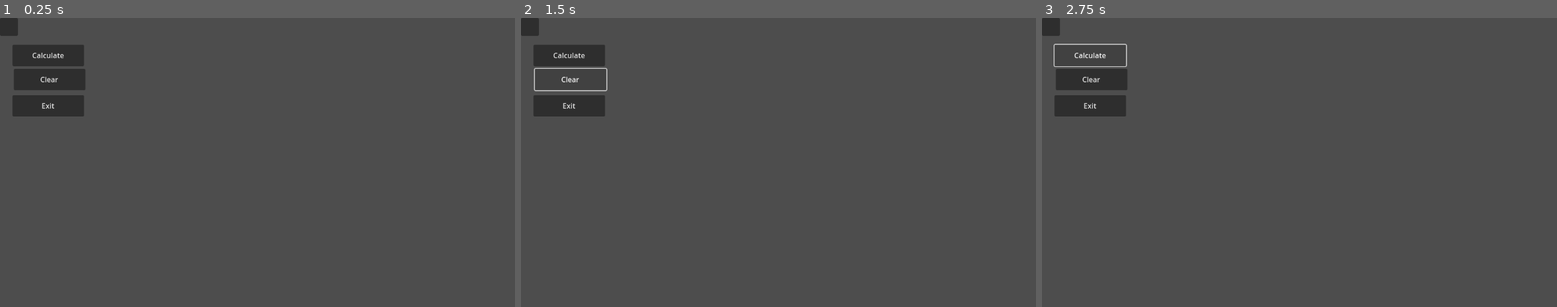
Above: before the commit, frames 1-3 (left to right).
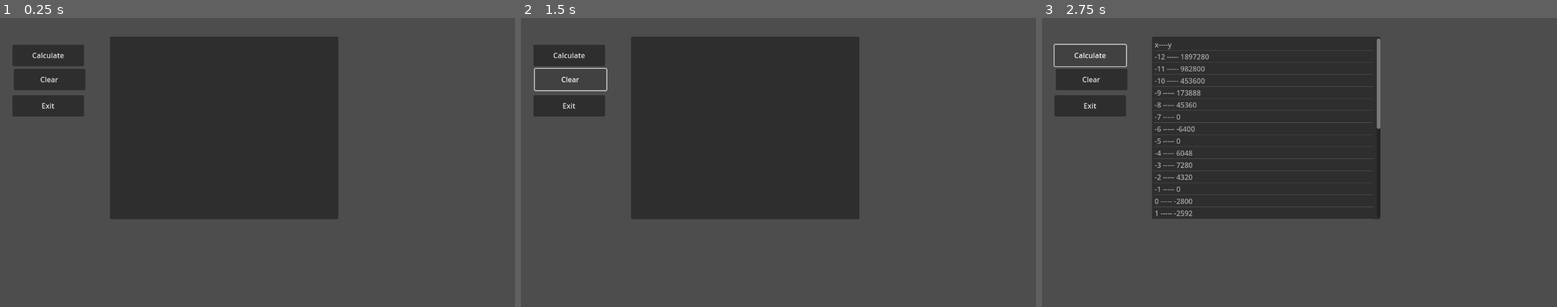
Above: after the commit, the same moments.

Repository: dcChilshock/GameDesign1
Game: Godot game, scene res://122d.tscn
Same seed, same stepped clock (60 frames per second), same inputs: the game is played once before the commit and once after it. This scene is started directly instead of the project's main scene.
Inputs:
- Up to frame 1 (0.25 s): no input
- Up to frame 2 (1.5 s): click "Calculate" at 0.5 s; click "Clear" at 1.25 s
- Up to frame 3 (2.75 s): click "Calculate" at 2 s

The runs differ from the first frame. In frame 1, 28% of the frame differs, in the area x 0-66%, y 0-70%; in frame 2, 28%; in frame 3, 26%.

Commit message:
update

Diff:
--- /dev/null
+++ b/122d.gd
@@ -0,0 +1,26 @@
+extends Control
+
+
+# Called when the node enters the scene tree for the first time.
+func _ready():
+	pass # Replace with function body.
+
+
+# Called every frame. 'delta' is the elapsed time since the previous frame.
+func _process(delta):
+	pass
+
+
+func _on_clear_pressed():
+	$ItemList.clear()
+
+
+func _on_exit_pressed():
+	get_tree().exit()
+
+
+func _on_calculate_pressed():
+	$ItemList.add_item("x----y")
+	for num in range(-12 , 16+1, 1):
+		var line = "%d ----- %d"%[num,pow(num,6)-(3*pow(num,5))-(93*pow(num,4))+(87*pow(num,3))+(1596*pow(num,2))-(1380*num)-2800]
+		$ItemList.add_item(line)
--- a/122d.tscn
+++ b/122d.tscn
@@ -1,4 +1,6 @@
-[gd_scene format=3 uid="uid://87s6i2gnx652"]
+[gd_scene load_steps=2 format=3 uid="uid://87s6i2gnx652"]
+
+[ext_resource type="Script" path="res://122d.gd" id="1_7ky88"]
 
 [node name="122D" type="Control"]
 layout_mode = 3
@@ -7,11 +9,14 @@
 anchor_bottom = 1.0
 grow_horizontal = 2
 grow_vertical = 2
+script = ExtResource("1_7ky88")
 
 [node name="ItemList" type="ItemList" parent="."]
 layout_mode = 0
-offset_right = 40.0
-offset_bottom = 40.0
+offset_left = 246.0
+offset_top = 42.0
+offset_right = 757.0
+offset_bottom = 451.0
 
 [node name="Calculate" type="Button" parent="."]
 layout_mode = 0
@@ -36,3 +41,7 @@
 offset_right = 188.0
 offset_bottom = 221.0
 text = "Exit"
+
+[connection signal="pressed" from="Calculate" to="." method="_on_calculate_pressed"]
+[connection signal="pressed" from="Clear" to="." method="_on_clear_pressed"]
+[connection signal="pressed" from="Exit" to="." method="_on_exit_pressed"]
